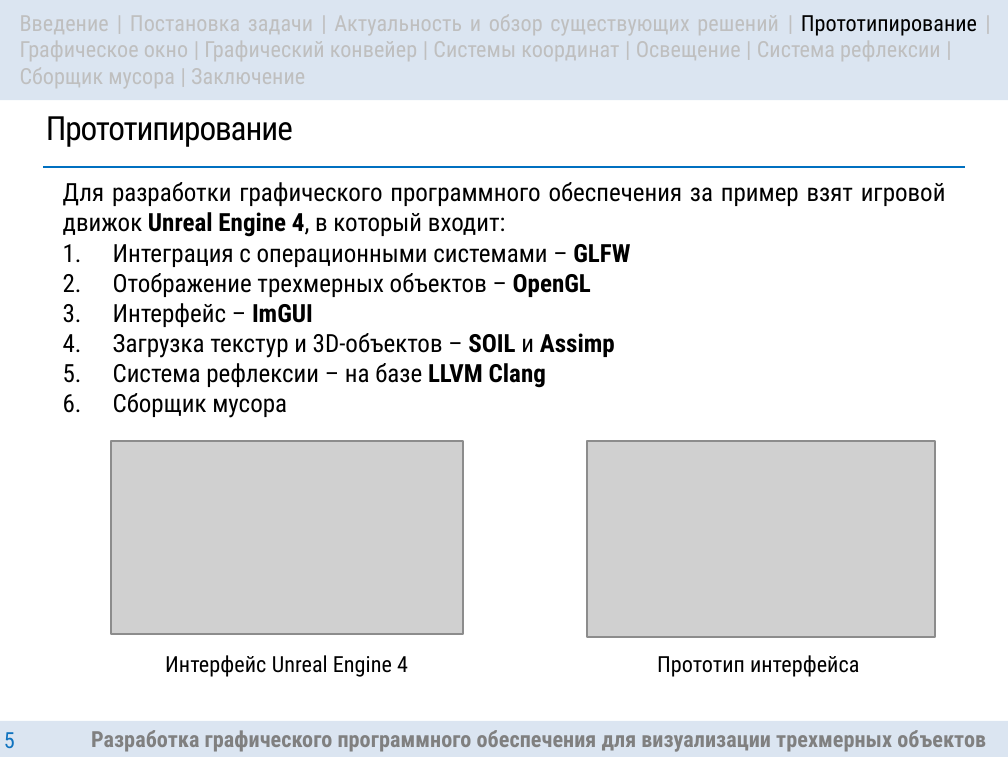
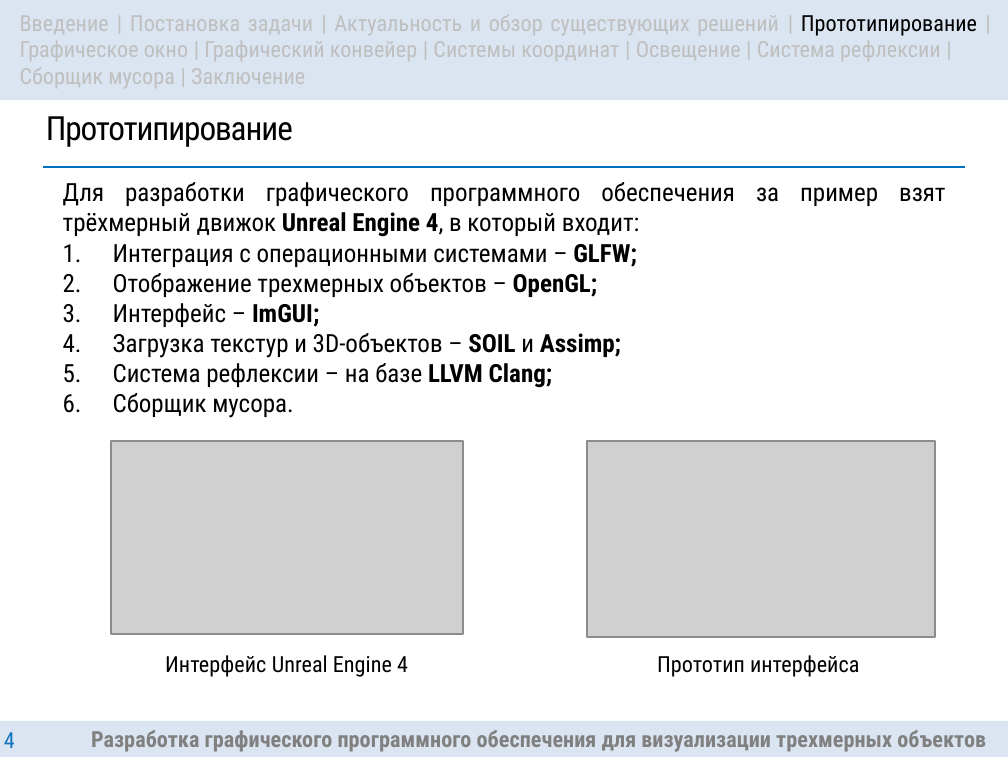
Before and after one commit to DanielDaVinci/Diploma, a slide deck: slide 4 of MIMAPS/presentation/Presentation.pptx (slide 5 before the commit). Drawn at 1008x757 pixels with LibreOffice and Linux fonts; fonts in the diff are those of the drawing; grey boxes stand for pictures. Boxes give left, top, right and bottom in pixels: in the first picture for what was removed or moved away, otherwise in the second. Text is boxed around its words. In the diff, an @@ line names an element or a change of style, - is before the commit and + after.

```diff
--- a/MIMAPS/presentation/Presentation.pptx
+++ b/MIMAPS/presentation/Presentation.pptx
@@ text at (63, 182, 945, 418): text changed @@
-Для разработки графического программного обеспечения за пример взят игровой движок Unreal Engine 4, в который входит:
-1. Интеграция с операционными системами – GLFW
-2. Отображение трехмерных объектов – OpenGL
-3. Интерфейс – ImGUI
-4. Загрузка текстур и 3D-объектов – SOIL и Assimp
-5. Система рефлексии – на базе LLVM Clang
-6. Сборщик мусора
+Для разработки графического программного обеспечения за пример взят трёхмерный движок Unreal Engine 4, в который входит:
+1. Интеграция с операционными системами – GLFW;
+2. Отображение трехмерных объектов – OpenGL;
+3. Интерфейс – ImGUI;
+4. Загрузка текстур и 3D-объектов – SOIL и Assimp;
+5. Система рефлексии – на базе LLVM Clang;
+6. Сборщик мусора.
@@ page number at (4, 732, 15, 748): text changed @@
-5
+4
```
Also in this commit, not shown: 4 other slides changed, 2 slides removed.
